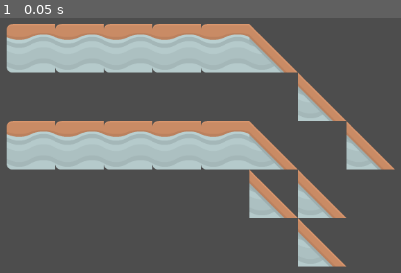
Above: before the commit, frame 1.
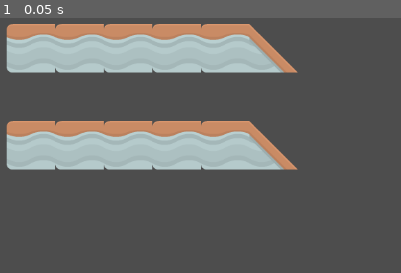
Above: after the commit, the same moment.

Repository: jefflima11/dio-exercices
Game: Godot game, scene res://word.tscn
Same seed, same stepped clock (60 frames per second), same inputs: the game is played once before the commit and once after it. The project has no main scene, so this scene is started directly.
Inputs:
- Up to frame 1 (0.05 s): no input

The runs differ from the first frame. In frame 1, 5.9% of the frame differs, in the area x 62-99%, y 21-98%.

Commit message:
commit

Diff:
--- a/Santander 2024 - Criando jogos com Godot/Desafios/Industrial Platformer/tileset.tres
+++ b/Santander 2024 - Criando jogos com Godot/Desafios/Industrial Platformer/tileset.tres
@@ -6,118 +6,367 @@
 texture = ExtResource("1_4typ6")
 texture_region_size = Vector2i(70, 70)
 0:0/0 = 0
+0:0/0/physics_layer_0/linear_velocity = Vector2(0, 0)
+0:0/0/physics_layer_0/angular_velocity = 0.0
 1:0/0 = 0
+1:0/0/physics_layer_0/linear_velocity = Vector2(0, 0)
+1:0/0/physics_layer_0/angular_velocity = 0.0
+1:0/0/physics_layer_0/polygon_0/points = PackedVector2Array(-35, -35, 35, -35, 35, 35, -35, 35)
 2:0/0 = 0
+2:0/0/physics_layer_0/linear_velocity = Vector2(0, 0)
+2:0/0/physics_layer_0/angular_velocity = 0.0
+2:0/0/physics_layer_0/polygon_0/points = PackedVector2Array(-35, -35, 35, -35, 35, 35, -35, 35)
 3:0/0 = 0
+3:0/0/physics_layer_0/linear_velocity = Vector2(0, 0)
+3:0/0/physics_layer_0/angular_velocity = 0.0
+3:0/0/physics_layer_0/polygon_0/points = PackedVector2Array(-35, -35, 35, -35, 35, 35, -35, 35)
 4:0/0 = 0
+4:0/0/physics_layer_0/linear_velocity = Vector2(0, 0)
+4:0/0/physics_layer_0/angular_velocity = 0.0
+4:0/0/physics_layer_0/polygon_0/points = PackedVector2Array(-35, -35, 35, -35, 35, 35, -35, 35)
 5:0/0 = 0
+5:0/0/physics_layer_0/linear_velocity = Vector2(0, 0)
+5:0/0/physics_layer_0/angular_velocity = 0.0
 6:0/0 = 0
+6:0/0/physics_layer_0/linear_velocity = Vector2(0, 0)
+6:0/0/physics_layer_0/angular_velocity = 0.0
 7:0/0 = 0
+7:0/0/physics_layer_0/linear_velocity = Vector2(0, 0)
+7:0/0/physics_layer_0/angular_velocity = 0.0
+7:0/0/physics_layer_0/polygon_0/points = PackedVector2Array(-35, -35, 35, -35, 35, 35, -35, 35)
 8:0/0 = 0
+8:0/0/physics_layer_0/linear_velocity = Vector2(0, 0)
+8:0/0/physics_layer_0/angular_velocity = 0.0
 9:0/0 = 0
+9:0/0/physics_layer_0/linear_velocity = Vector2(0, 0)
+9:0/0/physics_layer_0/angular_velocity = 0.0
 10:0/0 = 0
+10:0/0/physics_layer_0/linear_velocity = Vector2(0, 0)
+10:0/0/physics_layer_0/angular_velocity = 0.0
 11:0/0 = 0
+11:0/0/physics_layer_0/linear_velocity = Vector2(0, 0)
+11:0/0/physics_layer_0/angular_velocity = 0.0
 12:0/0 = 0
+12:0/0/physics_layer_0/linear_velocity = Vector2(0, 0)
+12:0/0/physics_layer_0/angular_velocity = 0.0
 13:0/0 = 0
+13:0/0/physics_layer_0/linear_velocity = Vector2(0, 0)
+13:0/0/physics_layer_0/angular_velocity = 0.0
 0:1/0 = 0
+0:1/0/physics_layer_0/linear_velocity = Vector2(0, 0)
+0:1/0/physics_layer_0/angular_velocity = 0.0
 1:1/0 = 0
+1:1/0/physics_layer_0/linear_velocity = Vector2(0, 0)
+1:1/0/physics_layer_0/angular_velocity = 0.0
 2:1/0 = 0
+2:1/0/physics_layer_0/linear_velocity = Vector2(0, 0)
+2:1/0/physics_layer_0/angular_velocity = 0.0
 3:1/0 = 0
+3:1/0/physics_layer_0/linear_velocity = Vector2(0, 0)
+3:1/0/physics_layer_0/angular_velocity = 0.0
 4:1/0 = 0
+4:1/0/physics_layer_0/linear_velocity = Vector2(0, 0)
+4:1/0/physics_layer_0/angular_velocity = 0.0
+4:1/0/physics_layer_0/polygon_0/points = PackedVector2Array(-35, -35, 35, -35, 35, 35, -35, 35)
 5:1/0 = 0
+5:1/0/physics_layer_0/linear_velocity = Vector2(0, 0)
+5:1/0/physics_layer_0/angular_velocity = 0.0
+5:1/0/physics_layer_0/polygon_0/points = PackedVector2Array(-35, -35, 35, -35, 35, 35, -35, 35)
 6:1/0 = 0
+6:1/0/physics_layer_0/linear_velocity = Vector2(0, 0)
+6:1/0/physics_layer_0/angular_velocity = 0.0
+6:1/0/physics_layer_0/polygon_0/points = PackedVector2Array(-35, -35, 35, -35, 35, 35, -35, 35)
 7:1/0 = 0
+7:1/0/physics_layer_0/linear_velocity = Vector2(0, 0)
+7:1/0/physics_layer_0/angular_velocity = 0.0
 8:1/0 = 0
+8:1/0/physics_layer_0/linear_velocity = Vector2(0, 0)
+8:1/0/physics_layer_0/angular_velocity = 0.0
 9:1/0 = 0
+9:1/0/physics_layer_0/linear_velocity = Vector2(0, 0)
+9:1/0/physics_layer_0/angular_velocity = 0.0
 10:1/0 = 0
+10:1/0/physics_layer_0/linear_velocity = Vector2(0, 0)
+10:1/0/physics_layer_0/angular_velocity = 0.0
 11:1/0 = 0
+11:1/0/physics_layer_0/linear_velocity = Vector2(0, 0)
+11:1/0/physics_layer_0/angular_velocity = 0.0
 12:1/0 = 0
+12:1/0/physics_layer_0/linear_velocity = Vector2(0, 0)
+12:1/0/physics_layer_0/angular_velocity = 0.0
 13:1/0 = 0
+13:1/0/physics_layer_0/linear_velocity = Vector2(0, 0)
+13:1/0/physics_layer_0/angular_velocity = 0.0
 0:2/0 = 0
+0:2/0/physics_layer_0/linear_velocity = Vector2(0, 0)
+0:2/0/physics_layer_0/angular_velocity = 0.0
+0:2/0/physics_layer_0/polygon_0/points = PackedVector2Array(-35, -35, 35, -35, 35, 35, -35, 35)
 1:2/0 = 0
+1:2/0/physics_layer_0/linear_velocity = Vector2(0, 0)
+1:2/0/physics_layer_0/angular_velocity = 0.0
+1:2/0/physics_layer_0/polygon_0/points = PackedVector2Array(-35, -35, 35, -35, 35, 35, -35, 35)
 2:2/0 = 0
+2:2/0/physics_layer_0/linear_velocity = Vector2(0, 0)
+2:2/0/physics_layer_0/angular_velocity = 0.0
 3:2/0 = 0
+3:2/0/physics_layer_0/linear_velocity = Vector2(0, 0)
+3:2/0/physics_layer_0/angular_velocity = 0.0
 4:2/0 = 0
+4:2/0/physics_layer_0/linear_velocity = Vector2(0, 0)
+4:2/0/physics_layer_0/angular_velocity = 0.0
 5:2/0 = 0
+5:2/0/physics_layer_0/linear_velocity = Vector2(0, 0)
+5:2/0/physics_layer_0/angular_velocity = 0.0
 6:2/0 = 0
+6:2/0/physics_layer_0/linear_velocity = Vector2(0, 0)
+6:2/0/physics_layer_0/angular_velocity = 0.0
 7:2/0 = 0
+7:2/0/physics_layer_0/linear_velocity = Vector2(0, 0)
+7:2/0/physics_layer_0/angular_velocity = 0.0
 8:2/0 = 0
+8:2/0/physics_layer_0/linear_velocity = Vector2(0, 0)
+8:2/0/physics_layer_0/angular_velocity = 0.0
 9:2/0 = 0
+9:2/0/physics_layer_0/linear_velocity = Vector2(0, 0)
+9:2/0/physics_layer_0/angular_velocity = 0.0
 10:2/0 = 0
+10:2/0/physics_layer_0/linear_velocity = Vector2(0, 0)
+10:2/0/physics_layer_0/angular_velocity = 0.0
 11:2/0 = 0
+11:2/0/physics_layer_0/linear_velocity = Vector2(0, 0)
+11:2/0/physics_layer_0/angular_velocity = 0.0
 12:2/0 = 0
+12:2/0/physics_layer_0/linear_velocity = Vector2(0, 0)
+12:2/0/physics_layer_0/angular_velocity = 0.0
 13:2/0 = 0
+13:2/0/physics_layer_0/linear_velocity = Vector2(0, 0)
+13:2/0/physics_layer_0/angular_velocity = 0.0
 0:3/0 = 0
+0:3/0/physics_layer_0/linear_velocity = Vector2(0, 0)
+0:3/0/physics_layer_0/angular_velocity = 0.0
+0:3/0/physics_layer_0/polygon_0/points = PackedVector2Array(-35, -35, 35, -35, 35, 35, -35, 35)
 1:3/0 = 0
+1:3/0/physics_layer_0/linear_velocity = Vector2(0, 0)
+1:3/0/physics_layer_0/angular_velocity = 0.0
+1:3/0/physics_layer_0/polygon_0/points = PackedVector2Array(-35, -35, 35, -35, 35, 35, -35, 35)
 2:3/0 = 0
+2:3/0/physics_layer_0/linear_velocity = Vector2(0, 0)
+2:3/0/physics_layer_0/angular_velocity = 0.0
 3:3/0 = 0
+3:3/0/physics_layer_0/linear_velocity = Vector2(0, 0)
+3:3/0/physics_layer_0/angular_velocity = 0.0
 4:3/0 = 0
+4:3/0/physics_layer_0/linear_velocity = Vector2(0, 0)
+4:3/0/physics_layer_0/angular_velocity = 0.0
 5:3/0 = 0
+5:3/0/physics_layer_0/linear_velocity = Vector2(0, 0)
+5:3/0/physics_layer_0/angular_velocity = 0.0
 6:3/0 = 0
+6:3/0/physics_layer_0/linear_velocity = Vector2(0, 0)
+6:3/0/physics_layer_0/angular_velocity = 0.0
 7:3/0 = 0
+7:3/0/physics_layer_0/linear_velocity = Vector2(0, 0)
+7:3/0/physics_layer_0/angular_velocity = 0.0
 8:3/0 = 0
+8:3/0/physics_layer_0/linear_velocity = Vector2(0, 0)
+8:3/0/physics_layer_0/angular_velocity = 0.0
 9:3/0 = 0
+9:3/0/physics_layer_0/linear_velocity = Vector2(0, 0)
+9:3/0/physics_layer_0/angular_velocity = 0.0
 10:3/0 = 0
+10:3/0/physics_layer_0/linear_velocity = Vector2(0, 0)
+10:3/0/physics_layer_0/angular_velocity = 0.0
 11:3/0 = 0
+11:3/0/physics_layer_0/linear_velocity = Vector2(0, 0)
+11:3/0/physics_layer_0/angular_velocity = 0.0
 12:3/0 = 0
+12:3/0/physics_layer_0/linear_velocity = Vector2(0, 0)
+12:3/0/physics_layer_0/angular_velocity = 0.0
 13:3/0 = 0
+13:3/0/physics_layer_0/linear_velocity = Vector2(0, 0)
+13:3/0/physics_layer_0/angular_velocity = 0.0
 0:4/0 = 0
+0:4/0/physics_layer_0/linear_velocity = Vector2(0, 0)
+0:4/0/physics_layer_0/angular_velocity = 0.0
+0:4/0/physics_layer_0/polygon_0/points = PackedVector2Array(-35, -35, 35, -35, 35, 35, -35, 35)
 1:4/0 = 0
+1:4/0/physics_layer_0/linear_velocity = Vector2(0, 0)
+1:4/0/physics_layer_0/angular_velocity = 0.0
+1:4/0/physics_layer_0/polygon_0/points = PackedVector2Array(-35, -35, 35, -35, 35, 35, -35, 35)
 2:4/0 = 0
+2:4/0/physics_layer_0/linear_velocity = Vector2(0, 0)
+2:4/0/physics_layer_0/angular_velocity = 0.0
 3:4/0 = 0
+3:4/0/physics_layer_0/linear_velocity = Vector2(0, 0)
+3:4/0/physics_layer_0/angular_velocity = 0.0
 4:4/0 = 0
+4:4/0/physics_layer_0/linear_velocity = Vector2(0, 0)
+4:4/0/physics_layer_0/angular_velocity = 0.0
 5:4/0 = 0
+5:4/0/physics_layer_0/linear_velocity = Vector2(0, 0)
+5:4/0/physics_layer_0/angular_velocity = 0.0
 6:4/0 = 0
+6:4/0/physics_layer_0/linear_velocity = Vector2(0, 0)
+6:4/0/physics_layer_0/angular_velocity = 0.0
 7:4/0 = 0
+7:4/0/physics_layer_0/linear_velocity = Vector2(0, 0)
+7:4/0/physics_layer_0/angular_velocity = 0.0
 8:4/0 = 0
+8:4/0/physics_layer_0/linear_velocity = Vector2(0, 0)
+8:4/0/physics_layer_0/angular_velocity = 0.0
 9:4/0 = 0
+9:4/0/physics_layer_0/linear_velocity = Vector2(0, 0)
+9:4/0/physics_layer_0/angular_velocity = 0.0
 10:4/0 = 0
+10:4/0/physics_layer_0/linear_velocity = Vector2(0, 0)
+10:4/0/physics_layer_0/angular_velocity = 0.0
 11:4/0 = 0
+11:4/0/physics_layer_0/linear_velocity = Vector2(0, 0)
+11:4/0/physics_layer_0/angular_velocity = 0.0
 12:4/0 = 0
+12:4/0/physics_layer_0/linear_velocity = Vector2(0, 0)
+12:4/0/physics_layer_0/angular_velocity = 0.0
 13:4/0 = 0
+13:4/0/physics_layer_0/linear_velocity = Vector2(0, 0)
+13:4/0/physics_layer_0/angular_velocity = 0.0
 0:5/0 = 0
+0:5/0/physics_layer_0/linear_velocity = Vector2(0, 0)
+0:5/0/physics_layer_0/angular_velocity = 0.0
+0:5/0/physics_layer_0/polygon_0/points = PackedVector2Array(-35, -35, 35, -35, 35, 35, -35, 35)
 1:5/0 = 0
+1:5/0/physics_layer_0/linear_velocity = Vector2(0, 0)
+1:5/0/physics_layer_0/angular_velocity = 0.0
+1:5/0/physics_layer_0/polygon_0/points = PackedVector2Array(-35, -35, 35, -35, 35, 35, -35, 35)
 2:5/0 = 0
+2:5/0/physics_layer_0/linear_velocity = Vector2(0, 0)
+2:5/0/physics_layer_0/angular_velocity = 0.0
 3:5/0 = 0
+3:5/0/physics_layer_0/linear_velocity = Vector2(0, 0)
+3:5/0/physics_layer_0/angular_velocity = 0.0
 4:5/0 = 0
+4:5/0/physics_layer_0/linear_velocity = Vector2(0, 0)
+4:5/0/physics_layer_0/angular_velocity = 0.0
 5:5/0 = 0
+5:5/0/physics_layer_0/linear_velocity = Vector2(0, 0)
+5:5/0/physics_layer_0/angular_velocity = 0.0
 6:5/0 = 0
+6:5/0/physics_layer_0/linear_velocity = Vector2(0, 0)
+6:5/0/physics_layer_0/angular_velocity = 0.0
 7:5/0 = 0
+7:5/0/physics_layer_0/linear_velocity = Vector2(0, 0)
+7:5/0/physics_layer_0/angular_velocity = 0.0
 8:5/0 = 0
+8:5/0/physics_layer_0/linear_velocity = Vector2(0, 0)
+8:5/0/physics_layer_0/angular_velocity = 0.0
 9:5/0 = 0
+9:5/0/physics_layer_0/linear_velocity = Vector2(0, 0)
+9:5/0/physics_layer_0/angular_velocity = 0.0
 10:5/0 = 0
+10:5/0/physics_layer_0/linear_velocity = Vector2(0, 0)
+10:5/0/physics_layer_0/angular_velocity = 0.0
 11:5/0 = 0
+11:5/0/physics_layer_0/linear_velocity = Vector2(0, 0)
+11:5/0/physics_layer_0/angular_velocity = 0.0
 12:5/0 = 0
+12:5/0/physics_layer_0/linear_velocity = Vector2(0, 0)
+12:5/0/physics_layer_0/angular_velocity = 0.0
 13:5/0 = 0
+13:5/0/physics_layer_0/linear_velocity = Vector2(0, 0)
+13:5/0/physics_layer_0/angular_velocity = 0.0
 0:6/0 = 0
+0:6/0/physics_layer_0/linear_velocity = Vector2(0, 0)
+0:6/0/physics_layer_0/angular_velocity = 0.0
 1:6/0 = 0
+1:6/0/physics_layer_0/linear_velocity = Vector2(0, 0)
+1:6/0/physics_layer_0/angular_velocity = 0.0
 2:6/0 = 0
+2:6/0/physics_layer_0/linear_velocity = Vector2(0, 0)
+2:6/0/physics_layer_0/angular_velocity = 0.0
 3:6/0 = 0
+3:6/0/physics_layer_0/linear_velocity = Vector2(0, 0)
+3:6/0/physics_layer_0/angular_velocity = 0.0
 4:6/0 = 0
+4:6/0/physics_layer_0/linear_velocity = Vector2(0, 0)
+4:6/0/physics_layer_0/angular_velocity = 0.0
 5:6/0 = 0
+5:6/0/physics_layer_0/linear_velocity = Vector2(0, 0)
+5:6/0/physics_layer_0/angular_velocity = 0.0
+5:6/0/physics_layer_0/polygon_0/points = PackedVector2Array(-35, -35, 35, -35, 35, 35, -35, 35)
 6:6/0 = 0
+6:6/0/physics_layer_0/linear_velocity = Vector2(0, 0)
+6:6/0/physics_layer_0/angular_velocity = 0.0
+6:6/0/physics_layer_0/polygon_0/points = PackedVector2Array(-35, -35, 35, -35, 35, 35, -35, 35)
 7:6/0 = 0
+7:6/0/physics_layer_0/linear_velocity = Vector2(0, 0)
+7:6/0/physics_layer_0/angular_velocity = 0.0
+7:6/0/physics_layer_0/polygon_0/points = PackedVector2Array(-35, -35, 35, -35, 35, 35, -35, 35)
 8:6/0 = 0
+8:6/0/physics_layer_0/linear_velocity = Vector2(0, 0)
+8:6/0/physics_layer_0/angular_velocity = 0.0
+8:6/0/physics_layer_0/polygon_0/points = PackedVector2Array(-35, -35, 35, -35, 35, 35, -35, 35)
 9:6/0 = 0
+9:6/0/physics_layer_0/linear_velocity = Vector2(0, 0)
+9:6/0/physics_layer_0/angular_velocity = 0.0
 10:6/0 = 0
+10:6/0/physics_layer_0/linear_velocity = Vector2(0, 0)
+10:6/0/physics_layer_0/angular_velocity = 0.0
 11:6/0 = 0
+11:6/0/physics_layer_0/linear_velocity = Vector2(0, 0)
+11:6/0/physics_layer_0/angular_velocity = 0.0
 12:6/0 = 0
+12:6/0/physics_layer_0/linear_velocity = Vector2(0, 0)
+12:6/0/physics_layer_0/angular_velocity = 0.0
 13:6/0 = 0
+13:6/0/physics_layer_0/linear_velocity = Vector2(0, 0)
+13:6/0/physics_layer_0/angular_velocity = 0.0
 0:7/0 = 0
+0:7/0/physics_layer_0/linear_velocity = Vector2(0, 0)
+0:7/0/physics_layer_0/angular_velocity = 0.0
 1:7/0 = 0
+1:7/0/physics_layer_0/linear_velocity = Vector2(0, 0)
+1:7/0/physics_layer_0/angular_velocity = 0.0
 2:7/0 = 0
+2:7/0/physics_layer_0/linear_velocity = Vector2(0, 0)
+2:7/0/physics_layer_0/angular_velocity = 0.0
 3:7/0 = 0
+3:7/0/physics_layer_0/linear_velocity = Vector2(0, 0)
+3:7/0/physics_layer_0/angular_velocity = 0.0
 4:7/0 = 0
+4:7/0/physics_layer_0/linear_velocity = Vector2(0, 0)
+4:7/0/physics_layer_0/angular_velocity = 0.0
 5:7/0 = 0
+5:7/0/physics_layer_0/linear_velocity = Vector2(0, 0)
+5:7/0/physics_layer_0/angular_velocity = 0.0
+5:7/0/physics_layer_0/polygon_0/points = PackedVector2Array(-35, -35, 35, -35, 35, 35, -35, 35)
 6:7/0 = 0
+6:7/0/physics_layer_0/linear_velocity = Vector2(0, 0)
+6:7/0/physics_layer_0/angular_velocity = 0.0
+6:7/0/physics_layer_0/polygon_0/points = PackedVector2Array(-35, -35, 35, -35, 35, 35, -35, 35)
 7:7/0 = 0
+7:7/0/physics_layer_0/linear_velocity = Vector2(0, 0)
+7:7/0/physics_layer_0/angular_velocity = 0.0
+7:7/0/physics_layer_0/polygon_0/points = PackedVector2Array(-35, -35, 35, -35, 35, 35, -35, 35)
 8:7/0 = 0
+8:7/0/physics_layer_0/linear_velocity = Vector2(0, 0)
+8:7/0/physics_layer_0/angular_velocity = 0.0
+8:7/0/physics_layer_0/polygon_0/points = PackedVector2Array(-35, -35, 35, -35, 35, 35, -35, 35)
 9:7/0 = 0
+9:7/0/physics_layer_0/linear_velocity = Vector2(0, 0)
+9:7/0/physics_layer_0/angular_velocity = 0.0
 10:7/0 = 0
+10:7/0/physics_layer_0/linear_velocity = Vector2(0, 0)
+10:7/0/physics_layer_0/angular_velocity = 0.0
 11:7/0 = 0
+11:7/0/physics_layer_0/linear_velocity = Vector2(0, 0)
+11:7/0/physics_layer_0/angular_velocity = 0.0
 12:7/0 = 0
+12:7/0/physics_layer_0/linear_velocity = Vector2(0, 0)
+12:7/0/physics_layer_0/angular_velocity = 0.0
 13:7/0 = 0
+13:7/0/physics_layer_0/linear_velocity = Vector2(0, 0)
+13:7/0/physics_layer_0/angular_velocity = 0.0
 
 [resource]
 tile_size = Vector2i(70, 70)
+physics_layer_0/collision_layer = 1
 sources/0 = SubResource("TileSetAtlasSource_pv3f0")
--- a/Santander 2024 - Criando jogos com Godot/Desafios/Industrial Platformer/word.tscn
+++ b/Santander 2024 - Criando jogos com Godot/Desafios/Industrial Platformer/word.tscn
@@ -7,4 +7,8 @@
 [node name="TileMap" type="TileMap" parent="."]
 tile_set = ExtResource("1_8xk5e")
 format = 2
-layer_0/tile_data = PackedInt32Array(262147, 65536, 0, 262148, 65536, 0, 262149, 65536, 0, 262150, 65536, 0, 262151, 65536, 0, 393219, 65536, 0, 393220, 65536, 0, 393221, 65536, 0, 393222, 65536, 0, 393223, 65536, 0, 262152, 327680, 0, 327689, 327680, 0, 393226, 327680, 0, 393224, 327680, 0, 458760, 327680, 0, 458761, 327680, 0, 524297, 327680, 0)
+layer_0/tile_data = PackedInt32Array(262148, 65536, 0, 262149, 65536, 0, 262150, 65536, 0, 262151, 65536, 0, 393219, 65536, 0, 393220, 65536, 0, 393221, 65536, 0, 393222, 65536, 0, 393223, 65536, 0, 262152, 327680, 0, 393224, 327680, 0, 262147, 65536, 0)
+
+[node name="RigidBody2D" type="RigidBody2D" parent="."]
+
+[node name="CollisionShape2D" type="CollisionShape2D" parent="RigidBody2D"]
